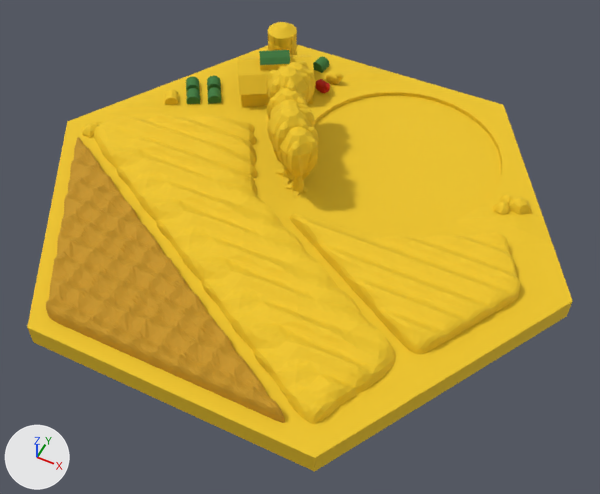
The glTF model public/assets/wheet.glb, before and after one commit.
Camera for both pictures: a 50 mm lens placed at (35.4, -69.2, 81.1), pointed at (3.6, -5.6, 1.5). Lighting does not change. The marker at lower left points along +X, +Y and +Z. The older version comes first. Vertices at exactly the same position are counted once.

Names of what the first picture shows: 'wheet'.
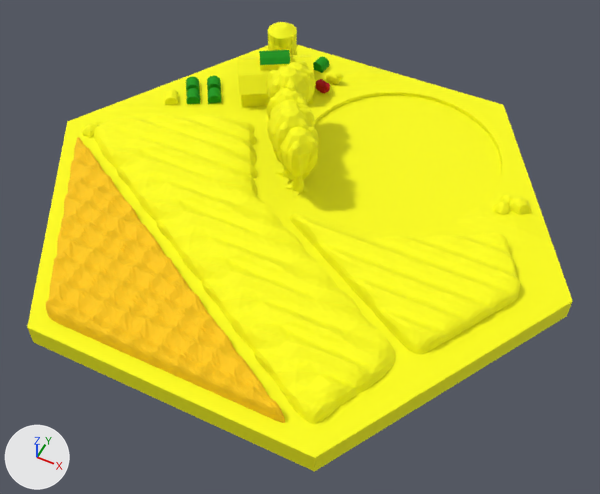
What changed in the scene script:
```text
Change me_wheet:
    where me_wheet.from_pydata(...)  # 12573 vertices, 25159 faces; spans x -37.0..37.0, y -32.0..32.0, z 0.0..14.7
    used by ob_wheet; location = (0.0, 0.0, 0.0)
    me_wheet part 1: 25159 faces centred in x -36.2..35.5, y -32.0..32.0, z 0.0..14.5 are repainted in the vertex colours; the middle colour goes from yellow #f0c820 to yellow #ffff00
```

Changed parts and their boxes (x1, y1, x2, y2) in the pictures (600 x 494 px):
part 1 of me_wheet, recoloured
    both: (27, 22, 573, 472)
